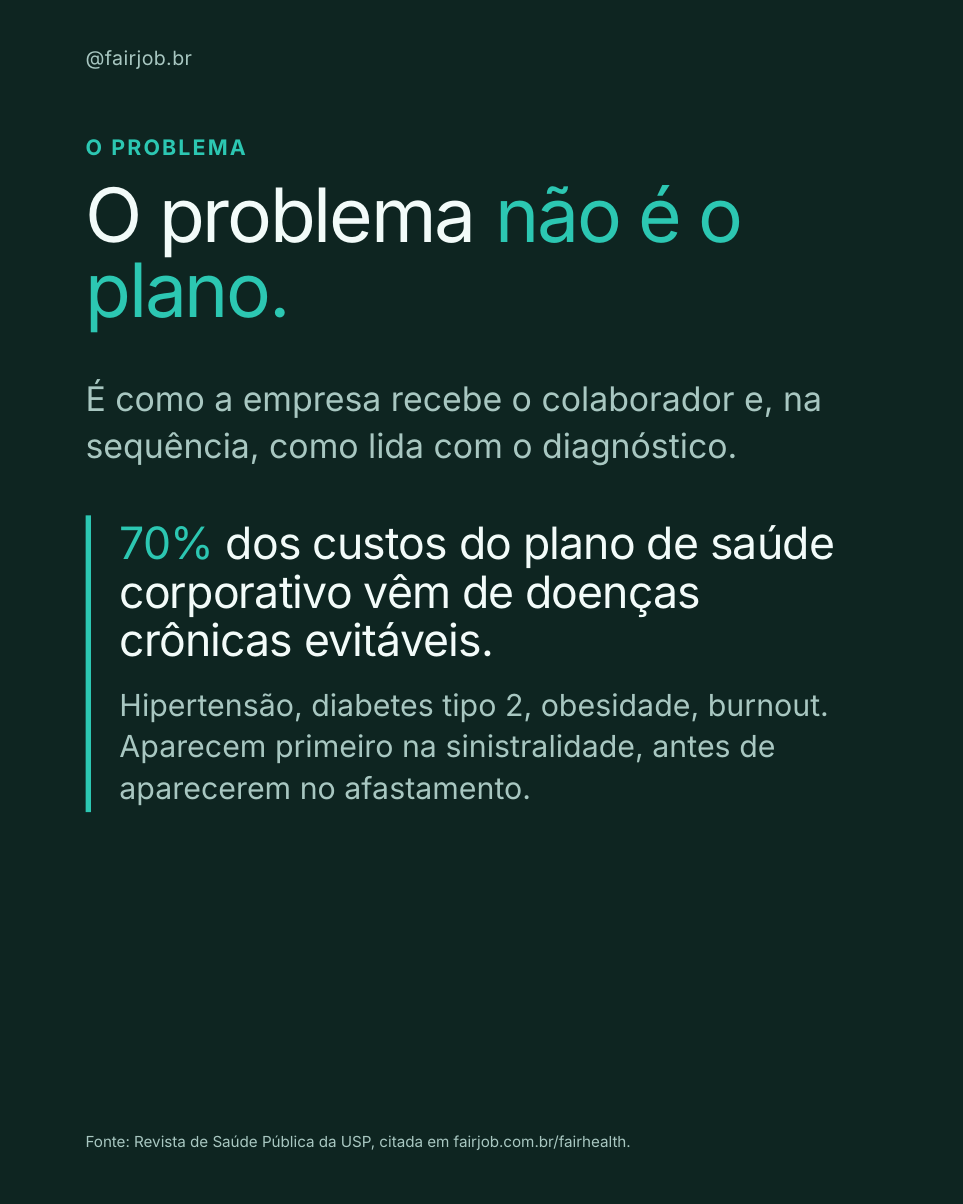
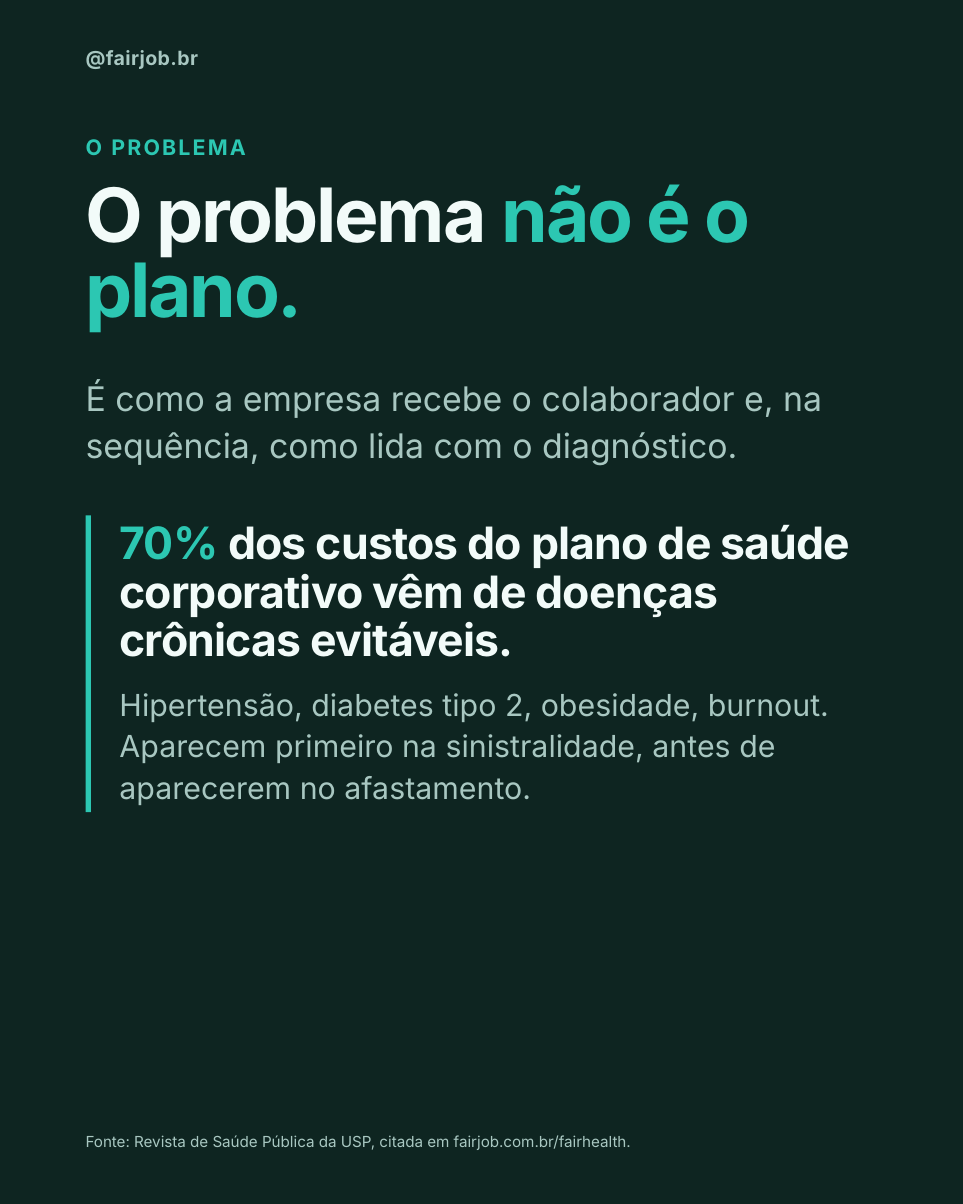
Before and after one commit to nina-rebello/comunicacao-fairjob, a slide deck: slide 2 of posts/05-fairhealth/carrossel-5-canva.pptx. Drawn at 963x1204 pixels with LibreOffice and Linux fonts; fonts in the diff are those of the drawing. Boxes give left, top, right and bottom in pixels: in the first picture for what was removed or moved away, otherwise in the second. Text is boxed around its words. In the diff, an @@ line names an element or a change of style, - is before the commit and + after.

```diff
--- a/posts/05-fairhealth/carrossel-5-canva.pptx
+++ b/posts/05-fairhealth/carrossel-5-canva.pptx
@@ bold on in 3 elements at (86,50,198,69), (86,184,751,333), (119,524,850,657) @@
```
Also in this commit, not shown: 4 other slides changed, 2 other files.
